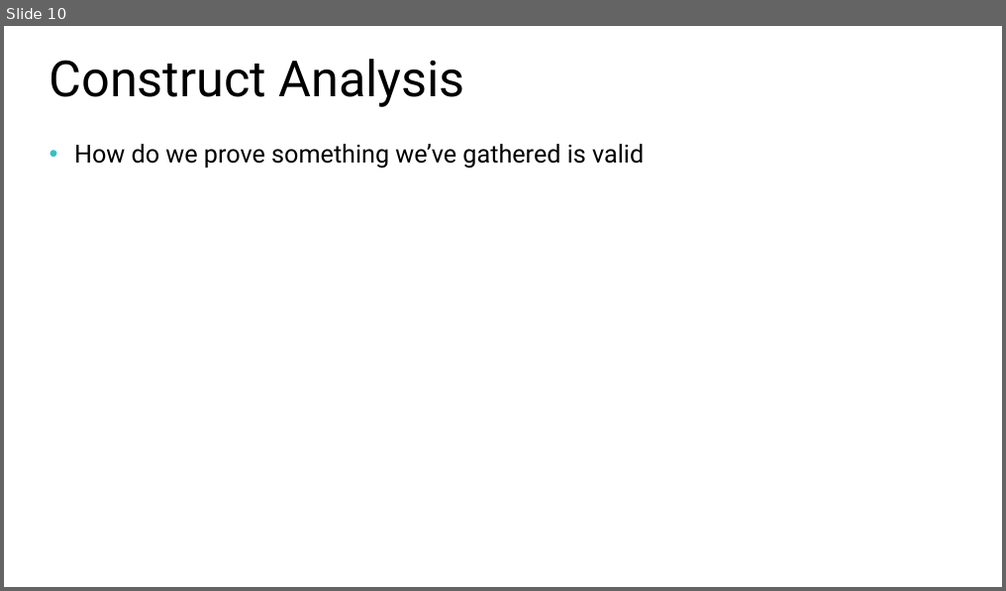
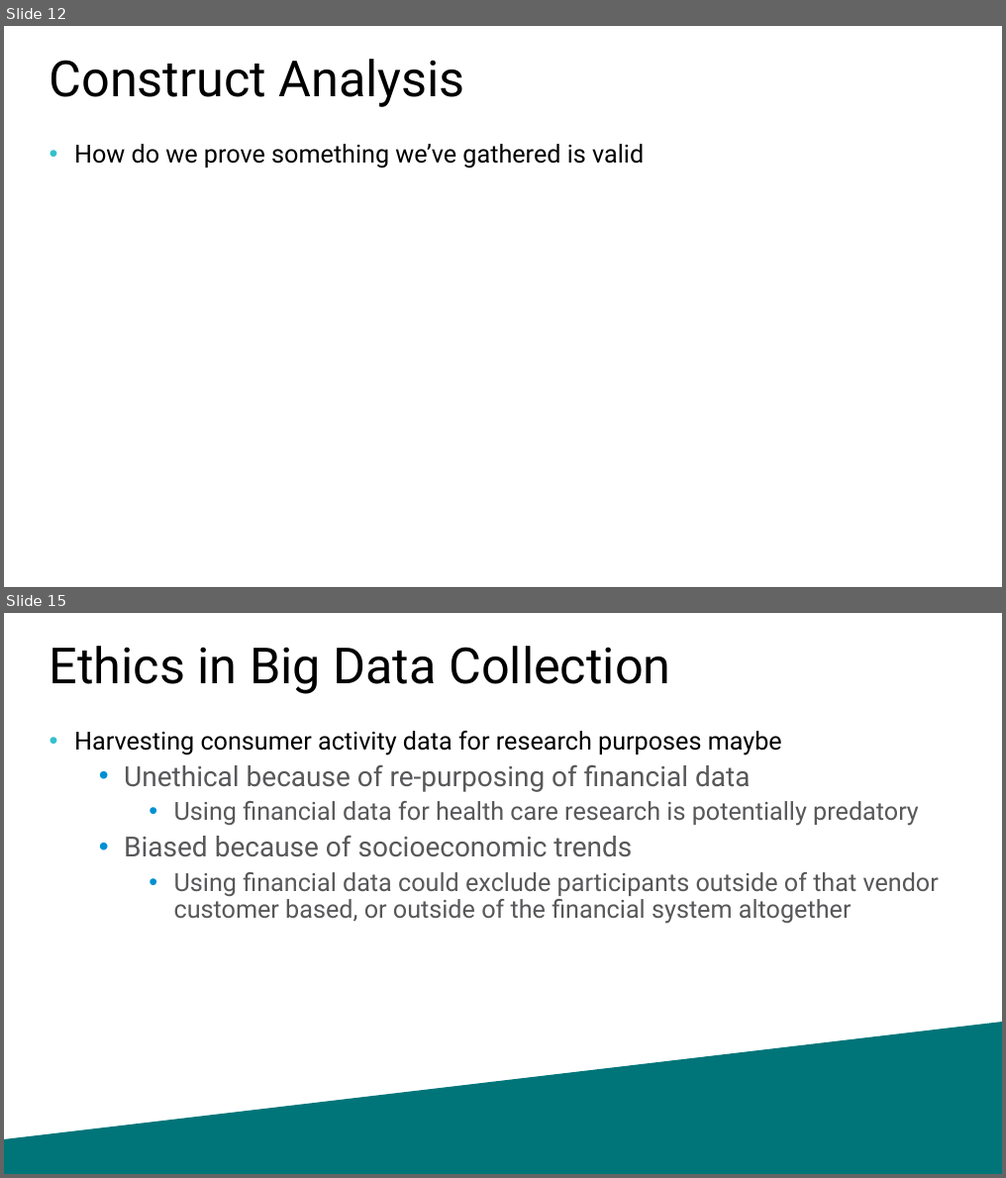
Before and after one commit to williamadba/Public-Presentations, a slide deck: SQLSat Baton Rouge BI 2020/Ethics in Modern Data.pptx. Shown one above the other, each under a label of ours: slide 10 before the commit, slides 12 and 15 after it; the slides between them are not shown. The pictures are 1006x591 and 1006x1178 pixels, drawn with LibreOffice and Linux fonts; fonts in the diff are those of the drawing. Boxes give left, top, right and bottom in pixels: in the first picture for what was removed or moved away, otherwise in the second. Text is boxed around its words. In the diff, an @@ line names an element or a change of style, - is before the commit and + after.

```diff
--- a/SQLSat Baton Rouge BI 2020/Ethics in Modern Data.pptx
+++ b/SQLSat Baton Rouge BI 2020/Ethics in Modern Data.pptx
@@ slide 15 added at (4,613,1002,1174), background #FFFFFF @@
@@ title added at (50,646,670,694), 36 pt, text #000000 @@
+Ethics in Big Data Collection
@@ text added at (74,731,939,924), 18 pt, text #58585A @@
+• Harvesting consumer activity data for research purposes maybe
+  • Unethical because of re-purposing of financial data
+    • Using financial data for health care research is potentially predatory
+  • Biased because of socioeconomic trends
+    • Using financial data could exclude participants outside of that vendor customer based, or outside of the financial system altogether
@@ freeform shape added at (4,1022,1002,1174), fill #007579 @@
@@ what was slide 10 is now slide 12 @@
```
Also in this commit, not shown: 6 other slides added, 11 slides removed.
